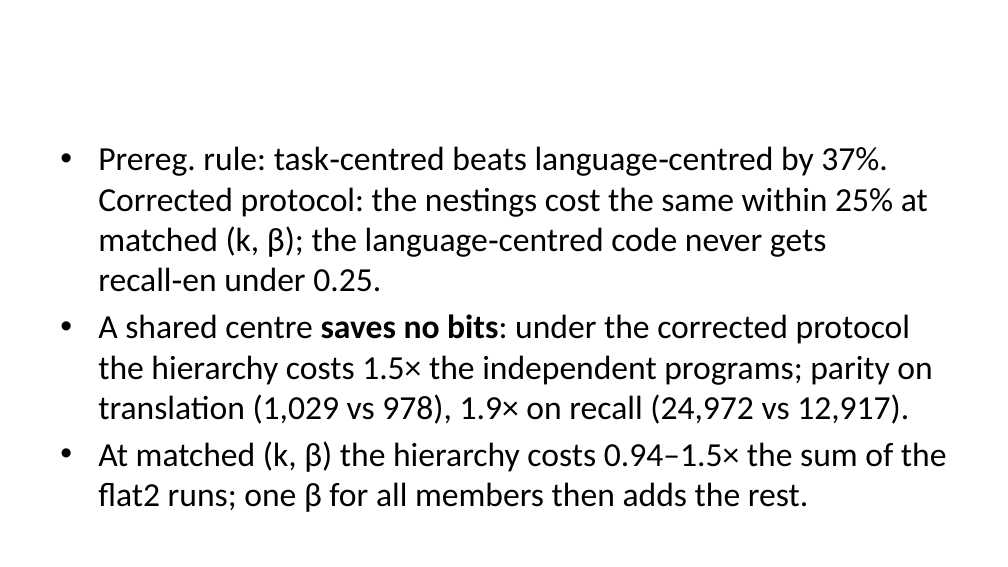
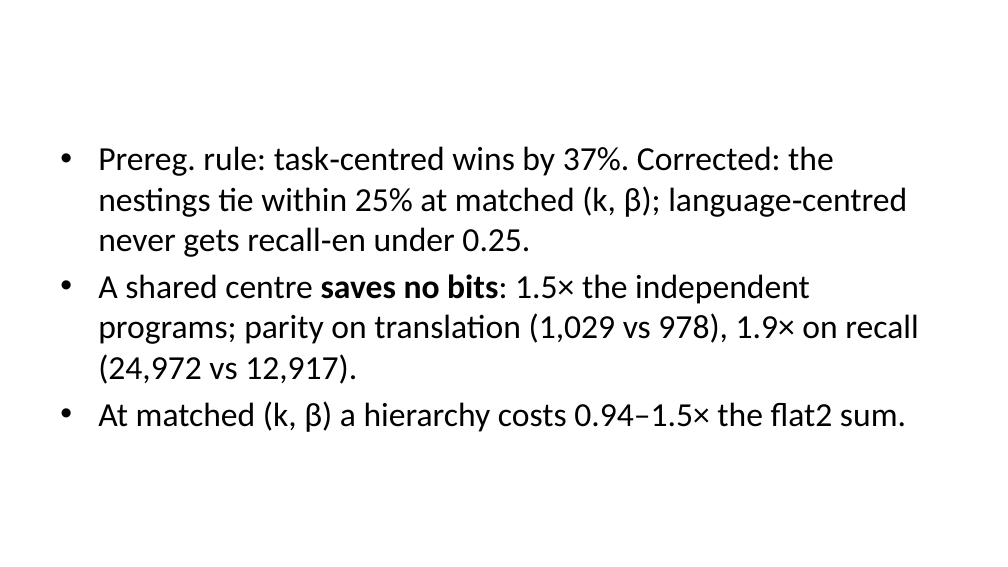
Before and after one commit to sirotenkogeorgii/prefix-programs, a slide deck: slide 11 of slides/slides.pptx. Drawn at 1008x567 pixels with LibreOffice and Linux fonts; fonts in the diff are those of the drawing. Boxes give left, top, right and bottom in pixels: in the first picture for what was removed or moved away, otherwise in the second. Text is boxed around its words. In the diff, an @@ line names an element or a change of style, - is before the commit and + after.

```diff
--- a/slides/slides.pptx
+++ b/slides/slides.pptx
@@ text at (98,146,918,432): text changed @@
-• Prereg. rule: task‑centred beats language‑centred by 37%. Corrected protocol: the nestings cost the same within 25% at matched (k, β); the language‑centred code never gets recall‑en under 0.25.
-• A shared centre saves no bits: under the corrected protocol the hierarchy costs 1.5× the independent programs; parity on translation (1,029 vs 978), 1.9× on recall (24,972 vs 12,917).
-• At matched (k, β) the hierarchy costs 0.94–1.5× the sum of the flat2 runs; one β for all members then adds the rest.
+• Prereg. rule: task‑centred wins by 37%. Corrected: the nestings tie within 25% at matched (k, β); language‑centred never gets recall‑en under 0.25.
+• A shared centre saves no bits: 1.5× the independent programs; parity on translation (1,029 vs 978), 1.9× on recall (24,972 vs 12,917).
+• At matched (k, β) a hierarchy costs 0.94–1.5× the flat2 sum.
```
Also in this commit, not shown: 1 other slide changed, 2 other files.
